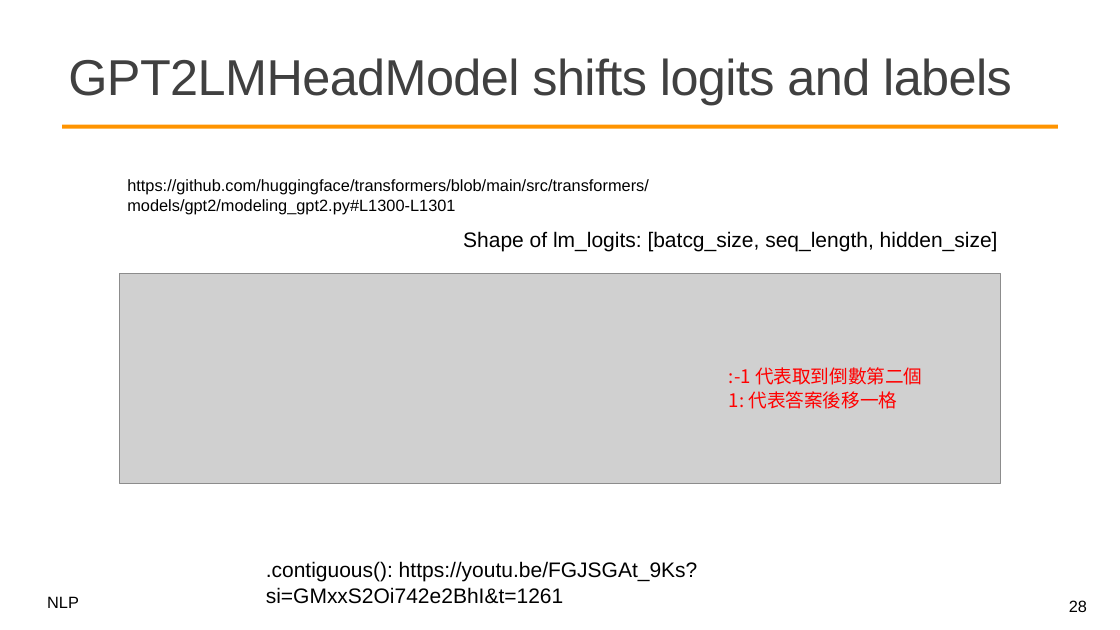
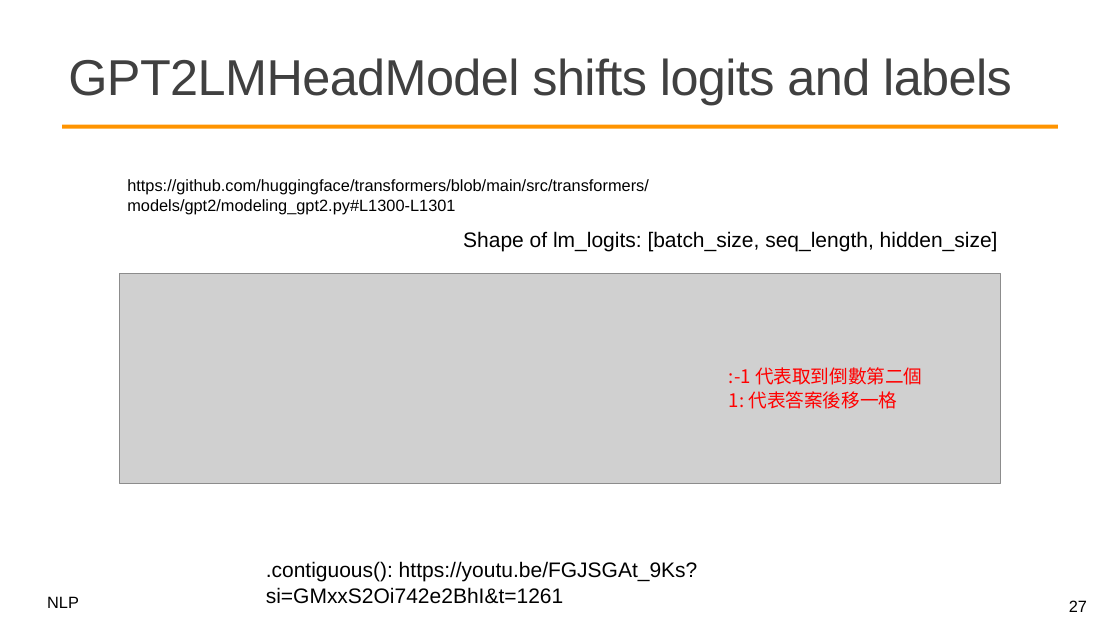
Before and after one commit to mcps5601/CGUNLP_2026_Spring, a slide deck: slide 27 of slides/w10_huggingface_0427.pptx (slide 28 before the commit). Drawn at 1120x630 pixels with LibreOffice and Linux fonts; fonts in the diff are those of the drawing; grey boxes stand for pictures; background and template pictures are left out. Boxes give left, top, right and bottom in pixels: in the first picture for what was removed or moved away, otherwise in the second. Text is boxed around its words. In the diff, an @@ line names an element or a change of style, - is before the commit and + after.

```diff
--- a/slides/w10_huggingface_0427.pptx
+++ b/slides/w10_huggingface_0427.pptx
@@ text at box(463, 231, 998, 252): text changed @@
-Shape of lm_logits: [batcg_size, seq_length, hidden_size]
+Shape of lm_logits: [batch_size, seq_length, hidden_size]
@@ page number at box(1069, 600, 1087, 612): text changed @@
-28
+27
```
Also in this commit, not shown: 4 other slides changed, 1 slide added, 1 slide removed, 1 other file.
